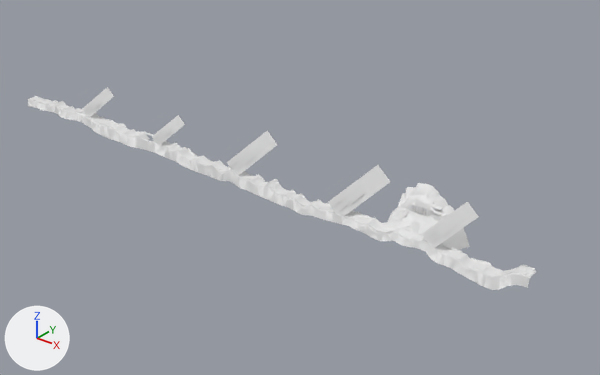
One commit to the FBX model Assets/Arts/Map/Models/Theme_02/Desert_09.fbx: the scene before it, then after it.
The view is the same before and after, from a camera (50 mm lens) standing at (1260.0, -801.0, 506.0) and looking at (569.0, 63.0, -29.0). Every picture has the same lights, and +X, +Y and +Z are marked at lower left. Where no turn or scale is listed for an object, it has been applied to the vertices. Vertices at the same position are counted once.

Before the edit, the objects in view are built like this:
```python
me_mesh = bpy.data.meshes.new('Mesh')
me_mesh.from_pydata(...)  # 1158 vertices, 780 faces; spans x 0.0..959.0, y -2.0..13.0, z -19.0..9.0
me_mesh.materials.append(mat_ground_mat_04)  # white #e7e7e7
me_mesh_002 = bpy.data.meshes.new('Mesh.002')
me_mesh_002.from_pydata(...)  # 240 vertices, 80 faces; spans x 154.0..871.0, y -6.0..40.0, z -14.0..59.0
me_mesh_002.materials.append(mat_light_mat_02)  # white #e7e7e7
me_mesh_010 = bpy.data.meshes.new('Mesh.010')
me_mesh_010.from_pydata(...)  # 3315 vertices, 3097 faces; spans x 0.0..959.0, y -9.0..66.0, z -38.0..42.0
me_mesh_010.materials.append(mat_mountain_mat_05)  # white #e7e7e7
ob_ground_01 = bpy.data.objects.new('Ground_01', me_mesh)
ob_ground_01.location = (0.0, 0.0, 0.0)
ob_light_01 = bpy.data.objects.new('Light_01', me_mesh_002)
ob_light_01.location = (0.0, 0.0, 0.0)
ob_mountain_01 = bpy.data.objects.new('Mountain_01', me_mesh_010)
ob_mountain_01.location = (0.0, 0.0, 0.0)
# also in view: 'Road_01' at (479.0, 7.0, -5.0)
```
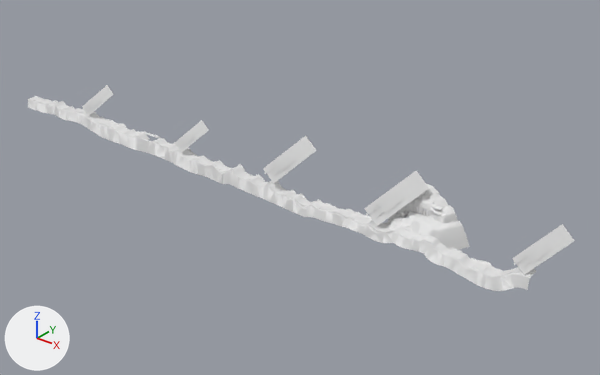
What the commit changed:
me_mesh_010 has 3315 vertices, 3097 faces and spans x 0.0..959.0, y -9.0..66.0, z -38.0..42.0.
me_mesh_010 is used by ob_mountain_01; location (0.0, 0.0, 0.0).
me_mesh_010 part 1: 100 of 3315 vertices moved; they spanned x 0.0..959.0, y -9.0..-4.0, z -34.0..-7.0 and now span x 0.0..959.0, y -9.0..-4.0, z -36.0..-10.0; mean shift (0.0, 0.0, -3.0); largest move (381.0, -5.0, -17.0) -> (380.0, -5.0, -23.0).
me_mesh_002 has 240 vertices, 80 faces and spans x 154.0..871.0, y -6.0..40.0, z -14.0..59.0.
me_mesh_002 is used by ob_light_01; location (0.0, 0.0, 0.0).
me_mesh_002 part 2: the loose piece of 6 vertices spanning x 828.0..845.0, y 5.0..12.0, z 5.0..22.0 is moved by (119.0, 0.0, 9.0).
me_mesh_002 part 3: the loose piece of 6 vertices spanning x 834.0..847.0, y 9.0..15.0, z 11.0..25.0 is moved by (119.0, 0.0, 9.0).
me_mesh_002 part 4: the loose piece of 6 vertices spanning x 839.0..849.0, y 13.0..18.0, z 17.0..27.0 is moved by (119.0, 0.0, 9.0).
me_mesh_002 part 5: the loose piece of 6 vertices spanning x 824.0..837.0, y 2.0..11.0, z 10.0..22.0 is moved by (119.0, 0.0, 9.0).
me_mesh_002 part 6: the loose piece of 6 vertices spanning x 818.0..834.0, y -5.0..8.0, z 1.0..17.0 is moved by (119.0, 0.0, 9.0).
me_mesh_002 part 7: the loose piece of 6 vertices spanning x 815.0..871.0, y -3.0..33.0, z -9.0..50.0 is moved by (119.0, 0.0, 9.0).
me_mesh_002 part 8: the loose piece of 6 vertices spanning x 336.0..349.0, y 3.0..9.0, z 9.0..23.0 is moved by (50.0, 2.0, 3.0).
me_mesh_002 part 9: the loose piece of 6 vertices spanning x 325.0..371.0, y -3.0..26.0, z -3.0..46.0 is moved by (50.0, 2.0, 3.0).
me_mesh_002 part 10: all 48 vertices in x 484.0..548.0, y -4.0..38.0, z -7.0..59.0 are moved by (70.0, 0.0, 10.0).
me_mesh_002 part 11: all 48 vertices in x 670.0..739.0, y -6.0..40.0, z -14.0..58.0 are moved by (54.0, 6.0, 5.0).

Boxes (x1, y1, x2, y2) around the edits, measured in the pictures (600 x 375 px; the box of a moved part takes in the faces that stretch with it):
'Mountain_01', reshaped: before (28, 99, 535, 290); after (28, 99, 535, 291)
'Light_01', reshaped (24% wider, 19% taller): before (82, 87, 479, 247); after (82, 85, 575, 275)
part 1 of me_mesh_010, moved or reshaped: before (28, 100, 530, 290); after (28, 100, 530, 291)
part 2 of me_mesh_002, moved or reshaped: before (436, 225, 450, 238); after (528, 249, 543, 263)
part 3 of me_mesh_002, moved or reshaped: before (444, 222, 452, 230); after (537, 246, 546, 255)
part 4 of me_mesh_002, moved or reshaped: before (449, 220, 456, 227); after (542, 244, 549, 251)
part 5 of me_mesh_002, moved or reshaped: before (431, 223, 444, 232); after (523, 247, 537, 257)
part 6 of me_mesh_002, moved or reshaped: before (423, 228, 440, 240); after (514, 252, 533, 265)
part 7 of me_mesh_002, moved or reshaped: before (422, 202, 479, 247); after (512, 224, 575, 275)
part 8 of me_mesh_002, moved or reshaped: before (160, 130, 167, 139); after (183, 136, 190, 145)
part 9 of me_mesh_002, moved or reshaped: before (152, 115, 185, 145); after (175, 120, 209, 152)
part 10 of me_mesh_002, moved or reshaped: before (227, 131, 277, 175); after (263, 136, 317, 183)
part 11 of me_mesh_002, moved or reshaped: before (328, 165, 390, 216); after (364, 171, 429, 226)
